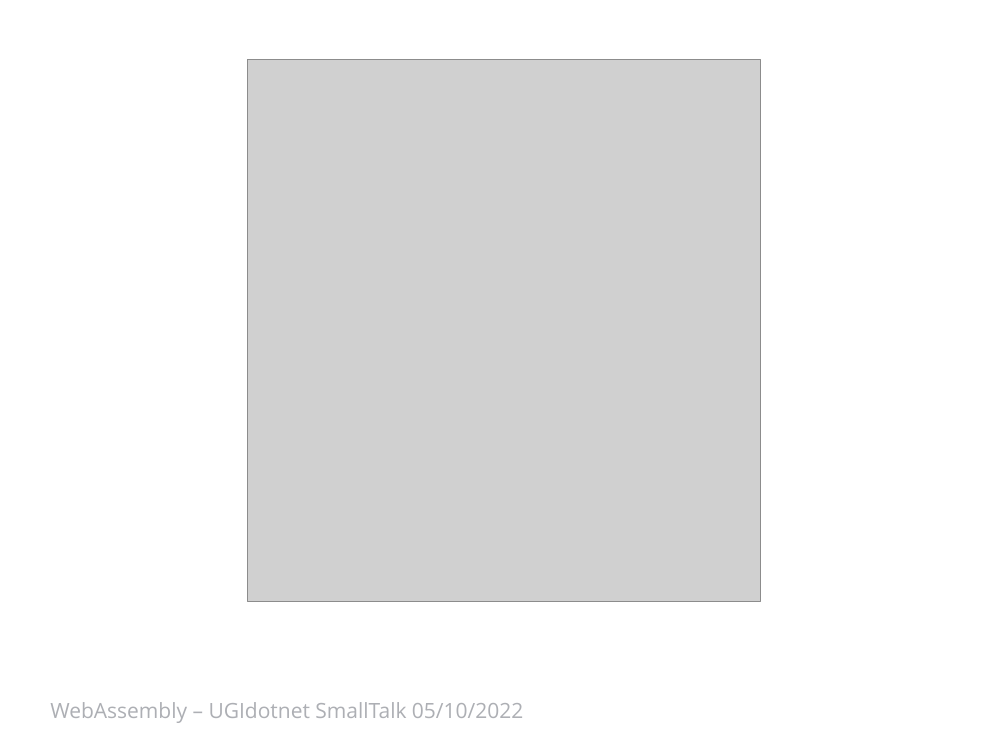
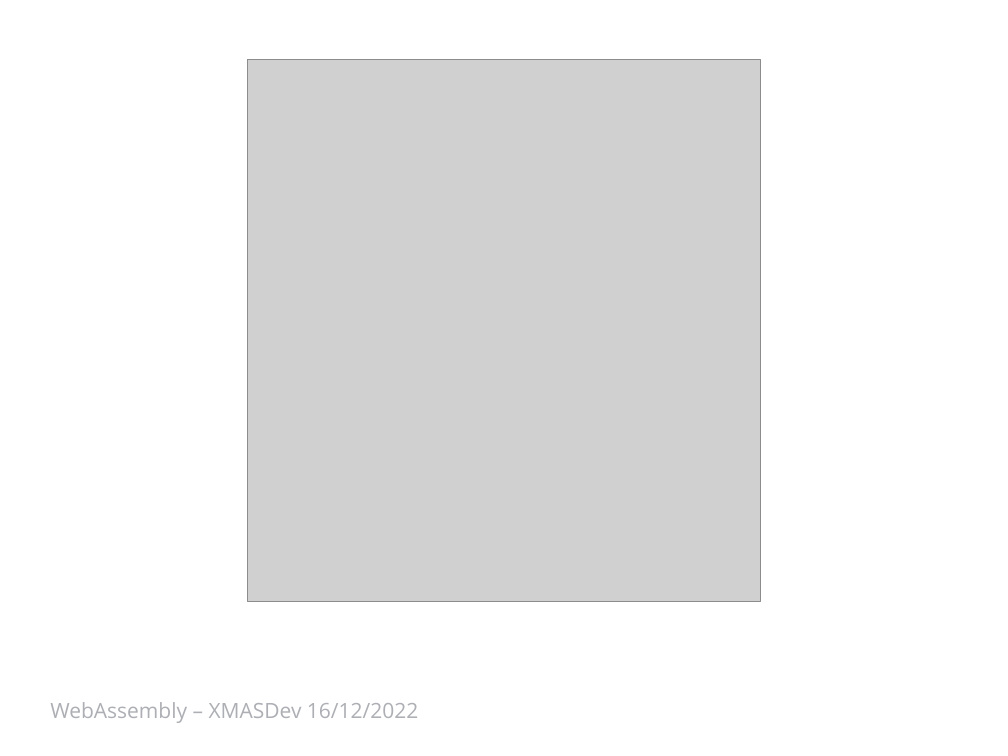
Before and after one commit to Ace68/slide, a slide deck: slide 8 of 2022/XMasDev/WebAssembly.pptx. Drawn at 1008x756 pixels with LibreOffice and Linux fonts; fonts in the diff are those of the drawing; grey boxes stand for pictures; background and template pictures are left out. Boxes give left, top, right and bottom in pixels: in the first picture for what was removed or moved away, otherwise in the second. Text is boxed around its words. In the diff, an @@ line names an element or a change of style, - is before the commit and + after.

Commit message:
Testo presentazione XMASDev 2022, slide aggiornate

```diff
--- a/2022/XMasDev/WebAssembly.pptx
+++ b/2022/XMasDev/WebAssembly.pptx
@@ text at box(50, 702, 418, 723): text changed @@
-WebAssembly – UGIdotnet SmallTalk 05/10/2022
+WebAssembly – XMASDev 16/12/2022
```
Also in this commit, not shown: 8 other slides changed, 1 slide added, 6 slides removed, 1 other file.
